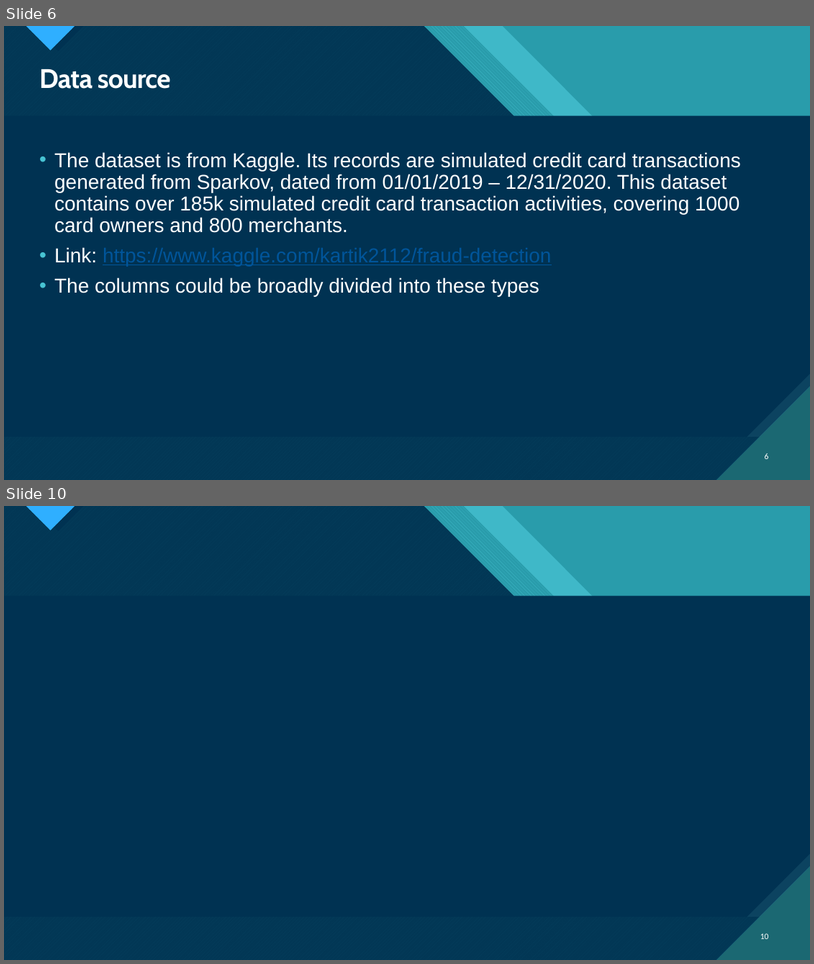
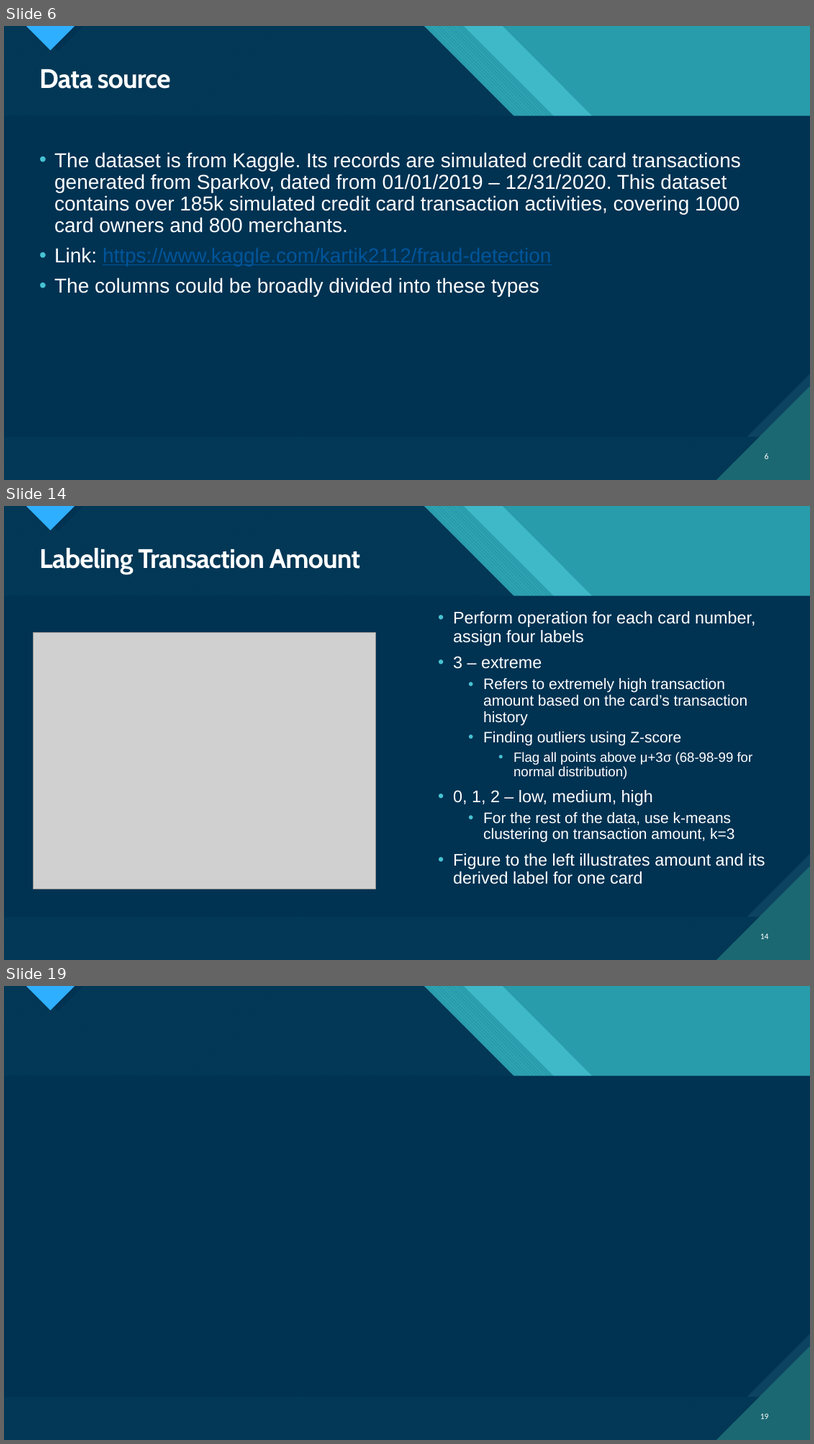
Before and after one commit to HGuo90s/fraud-detection, a slide deck: Fraud Detection.pptx. Shown one above the other, each under a label of ours: slides 6 and 10 before the commit, slides 6, 14 and 19 after it; the slides between them are not shown. The pictures are 814x964 and 814x1444 pixels, drawn with LibreOffice and Linux fonts; fonts in the diff are those of the drawing; grey boxes stand for pictures. Boxes give left, top, right and bottom in pixels: in the first picture for what was removed or moved away, otherwise in the second. Text is boxed around its words. In the diff, an @@ line names an element or a change of style, - is before the commit and + after.

```diff
--- a/Fraud Detection.pptx
+++ b/Fraud Detection.pptx
@@ slide 14 added at (x1=4, y1=506, x2=810, y2=960), background #47C3D3; not listed: 18 template elements that a slide beside it also shows @@
@@ title added at (x1=39, y1=548, x2=360, y2=574), 32 pt, text #FFFFFF, bold @@
+Labeling Transaction Amount
@@ text added at (x1=453, y1=611, x2=765, y2=884), 18 pt, text #FFFFFF @@
+• Perform operation for each card number, assign four labels
+• 3 – extreme
+  • Refers to extremely high transaction amount based on the card’s transaction history
+  • Finding outliers using Z-score
+    • Flag all points above μ+3σ (68-98-99 for normal distribution)
+• 0, 1, 2 – low, medium, high
+  • For the rest of the data, use k-means clustering on transaction amount, k=3
+• Figure to the left illustrates amount and its derived label for one card
@@ picture added at (x1=33, y1=633, x2=376, y2=888) @@
@@ page number added at (x1=761, y1=933, x2=769, y2=939), 10 pt, text #FFFFFF @@
+14
@@ what was slide 10 is now slide 19 @@
@@ page number at (x1=761, y1=1413, x2=769, y2=1419): text changed @@
-10
+19
```
Also in this commit, not shown: 5 slides changed, 8 other slides added, 1 slide removed, 1 other file.
